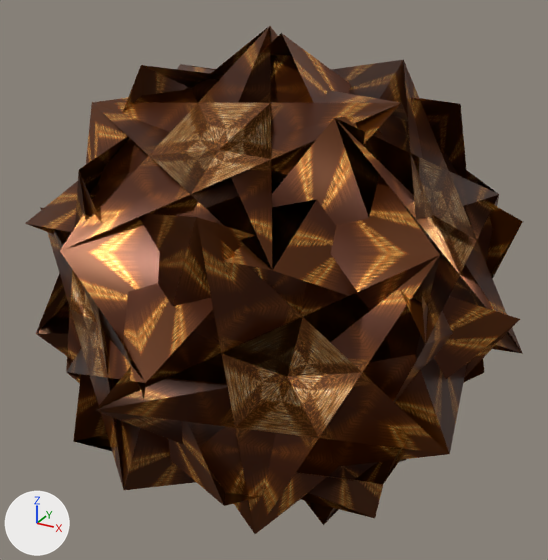
Renders of the glTF model part5/vr/gltf/20InvertedSnubDodecadodecahedron.gltf from each side of a commit.
Before and after are seen from a camera (50 mm lens) standing at (1.168, -2.133, 1.074) and looking at (-0.005, 0.001, 0.007). Lighting does not change. The marker at lower left points along +X, +Y and +Z. The older version comes first. Where no turn or scale is listed for an object, it has been applied to the vertices.

Before the edit, the objects in view are built like this:
```python
mat_cor12 = bpy.data.materials.new('Cor12')
mat_cor12.use_nodes = True; mat_cor12.node_tree.nodes.clear()
_N = mat_cor12.node_tree.nodes; _L = mat_cor12.node_tree.links
n0 = _N.new('ShaderNodeBsdfPrincipled'); n0.name = 'Principled BSDF'
n0.inputs[1].default_value = 0.5  # 'Metallic'
n0.inputs[2].default_value = 0.35  # 'Roughness'
n1 = _N.new('ShaderNodeOutputMaterial'); n1.name = 'Material Output'
n2 = _N.new('ShaderNodeMath'); n2.name = 'Math'
n2.operation = 'SUBTRACT'
n2.inputs[0].default_value = 1.0  # 'Value'
n3 = _N.new('ShaderNodeMath'); n3.name = 'Math.001'
n3.operation = 'LESS_THAN'
n4 = _N.new('ShaderNodeTexImage'); n4.name = 'Image Texture'
n4.image = img_16_1404333466
_L.new(n0.outputs[0], n1.inputs[0])  # 'BSDF' to 'Surface'
_L.new(n2.outputs[0], n0.inputs[4])  # 'Value' to 'Alpha'
_L.new(n3.outputs[0], n2.inputs[1])  # 'Value' to 'Value'
_L.new(n4.outputs[0], n0.inputs[0])  # 'Color' to 'Base Color'
_L.new(n4.outputs[1], n3.inputs[0])  # 'Alpha' to 'Value'
me_16invertedsnubdodecadodecahedron = bpy.data.meshes.new('16InvertedSnubDodecadodecahedron')
me_16invertedsnubdodecadodecahedron.from_pydata(...)  # 60 vertices, 60 faces; spans x -0.84..0.84, y -0.84..0.84, z -0.84..0.84
me_16invertedsnubdodecadodecahedron.materials.append(mat_cor12)
ob_16invertedsnubdodecadodecahedron = bpy.data.objects.new('16InvertedSnubDodecadodecahedron', me_16invertedsnubdodecadodecahedron)
ob_16invertedsnubdodecadodecahedron.location = (0.0, 0.0, 0.0)
```
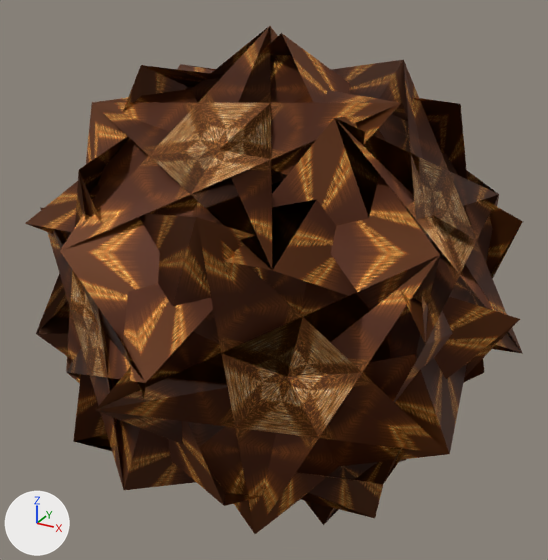
Edits to the scene script, one JSON object a line:
```json
{"block": "mat_cor12", "where": "n0 = _N.new('ShaderNodeBsdfPrincipled'); n0.name = 'Principled BSDF'"}
{"op": "set", "path": "n0.inputs[2].default_value", "old": "0.35", "new": "0.6", "note": "'Roughness'"}
```

What differs and where, as boxes [x1, y1, x2, y2] in the pictures (548 x 560 px):
```json
{"object": "16InvertedSnubDodecadodecahedron", "change": "surface changed", "before": [36, 35, 521, 484], "after": [36, 35, 521, 484]}
```
